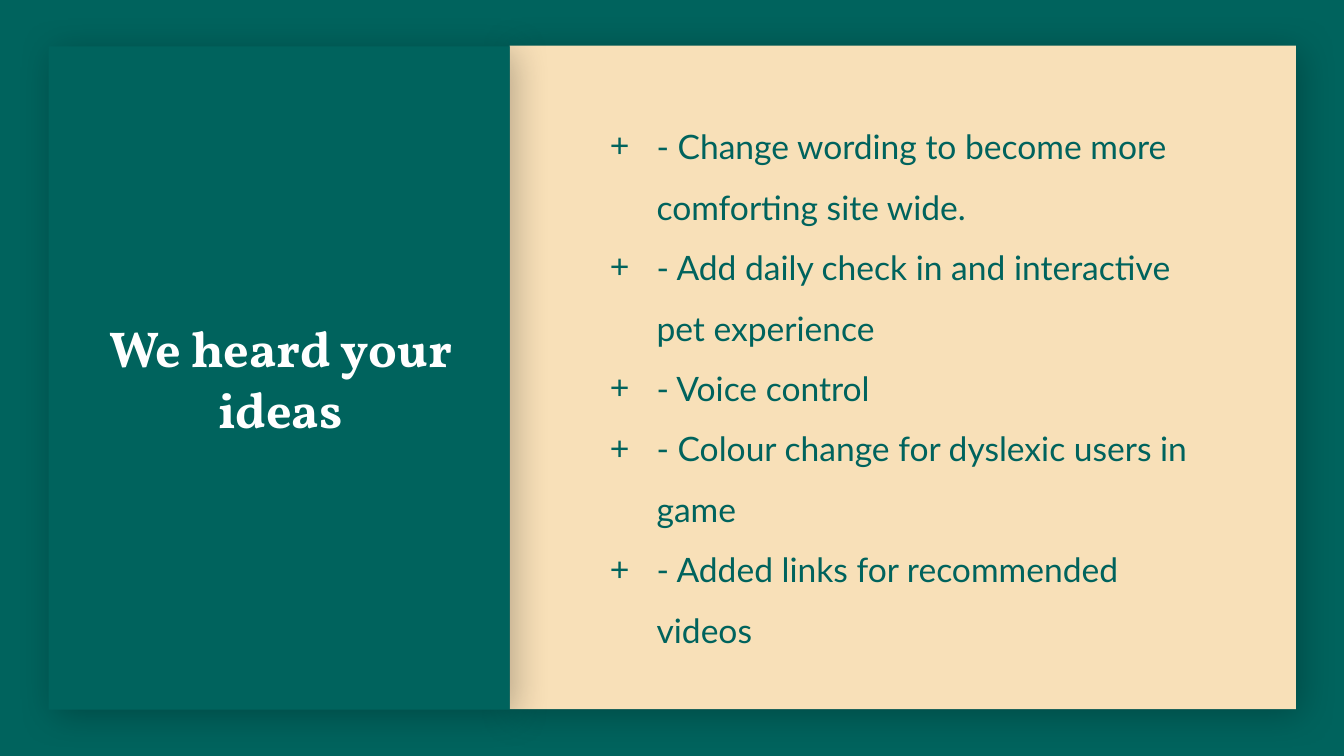
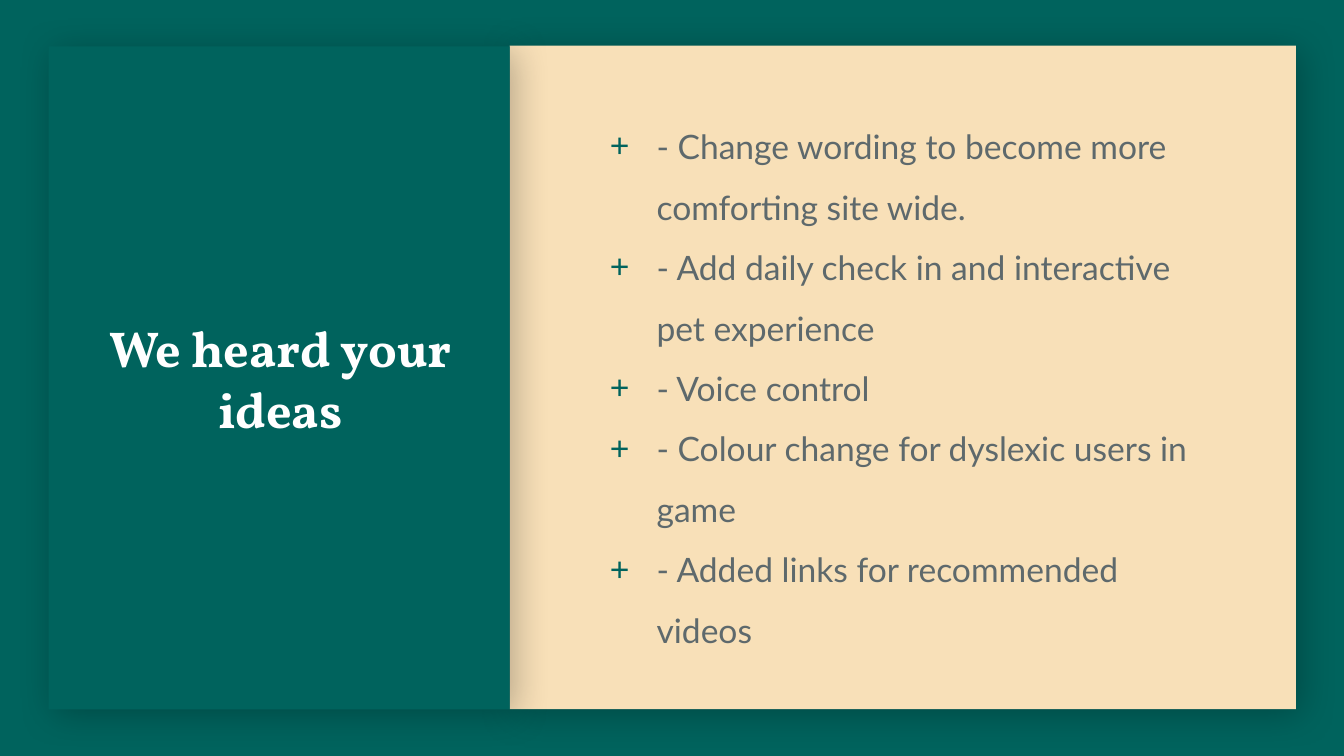
Before and after one commit to CamH04/Enterprise-Project-Group-9, a slide deck: slide 5 of Assignment2/B6 Presentation Documentation and Prototype/presentations/MY Software Presentation 3.pptx. Drawn at 1344x756 pixels with LibreOffice and Linux fonts; fonts in the diff are those of the drawing; background and template pictures are left out. Boxes give left, top, right and bottom in pixels: in the first picture for what was removed or moved away, otherwise in the second. Text is boxed around its words. In the diff, an @@ line names an element or a change of style, - is before the commit and + after.

```diff
--- a/Assignment2/B6 Presentation Documentation and Prototype/presentations/MY Software Presentation 3.pptx
+++ b/Assignment2/B6 Presentation Documentation and Prototype/presentations/MY Software Presentation 3.pptx
@@ text "- Change wording to become ..." at (x1=657, y1=134, x2=1187, y2=643): text colour #00635D to #5E696C @@
```
Also in this commit, not shown: 6 other slides changed, 2 other files.
